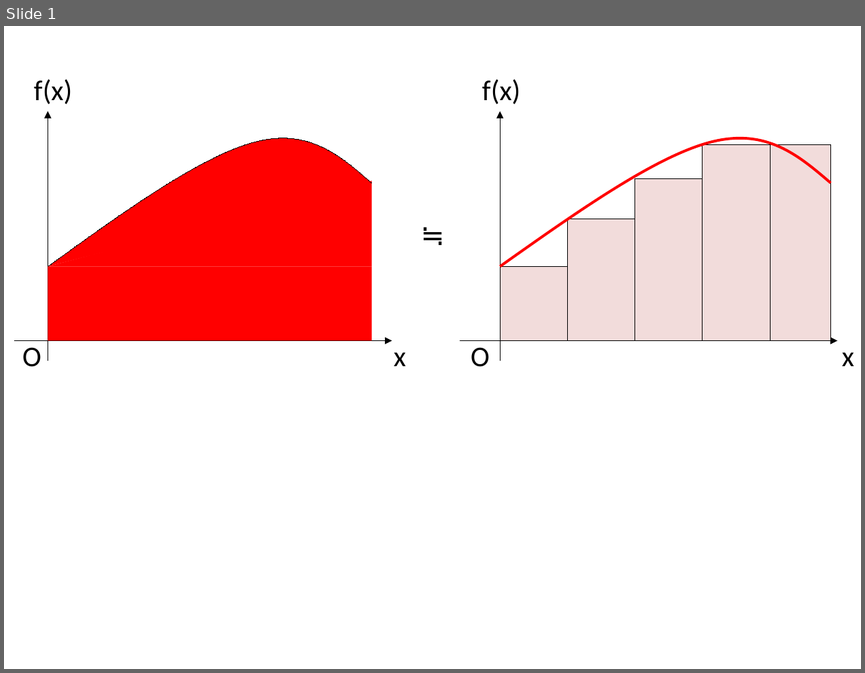
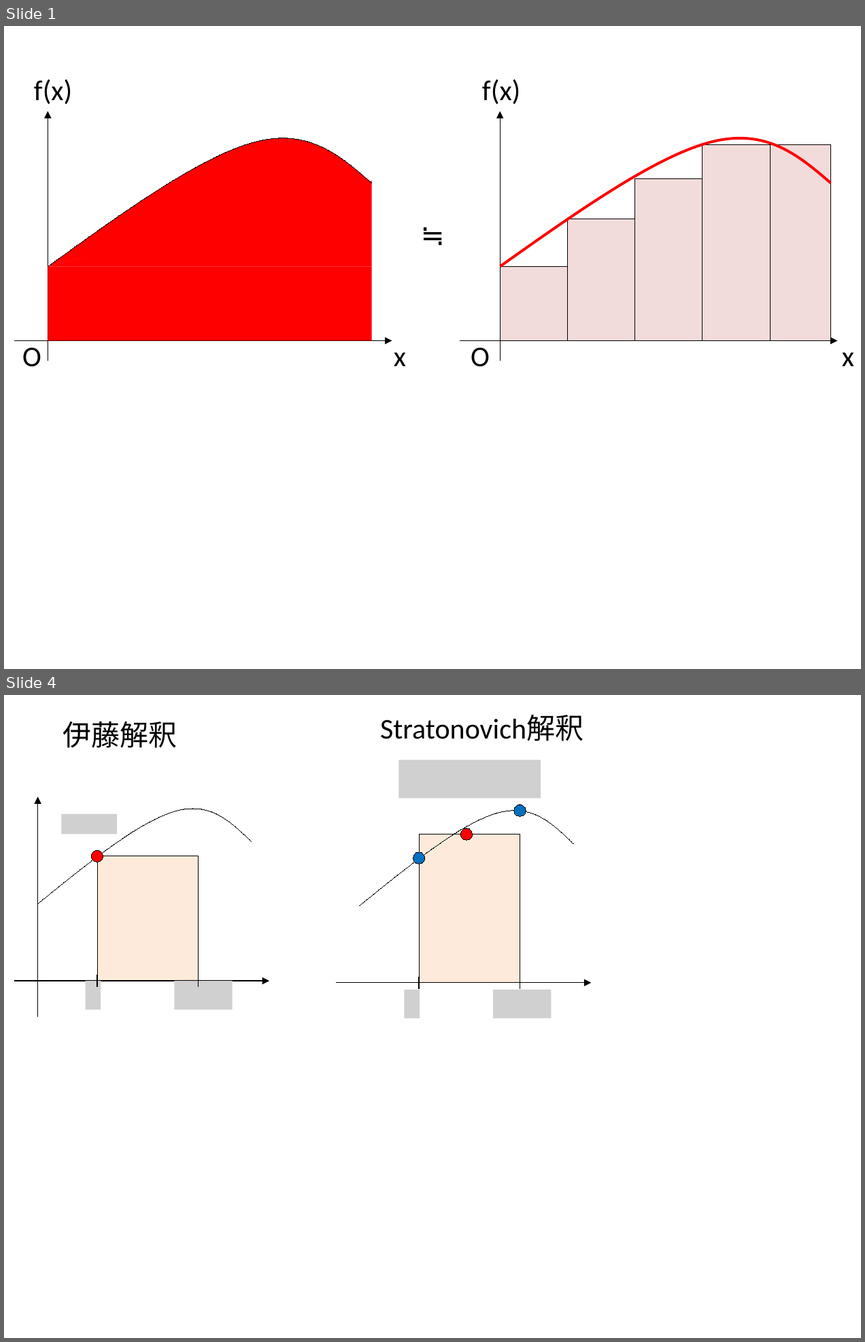
Before and after one commit to kaityo256/zenn-content, a slide deck: articles/langevin_equation/fig.pptx. Shown one above the other, each under a label of ours: slide 1 before the commit, slides 1 and 4 after it; the slides between them are not shown. The pictures are 865x673 and 865x1342 pixels, drawn with LibreOffice and Linux fonts; fonts in the diff are those of the drawing; grey boxes stand for pictures. Boxes give left, top, right and bottom in pixels: in the first picture for what was removed or moved away, otherwise in the second. Text is boxed around its words. In the diff, an @@ line names an element or a change of style, - is before the commit and + after.

```diff
--- a/articles/langevin_equation/fig.pptx
+++ b/articles/langevin_equation/fig.pptx
@@ slide 4 added at box(4, 695, 861, 1338), background #FFFFFF @@
@@ text added at box(380, 715, 583, 741), 24 pt, text #000000 @@
+Stratonovich解釈
@@ text added at box(63, 721, 177, 748), 24 pt, text #000000 @@
+伊藤解釈
@@ picture added at box(399, 760, 541, 798) @@
@@ arrow added from (37, 1016) to (37, 797), #000000 0.75 pt @@
@@ freeform shape added at box(37, 809, 251, 904), outline #000000 0.75 pt @@
@@ picture added at box(61, 814, 117, 834) @@
@@ freeform shape added at box(360, 811, 573, 906), outline #000000 0.75 pt @@
@@ ellipse added at box(514, 804, 526, 817), fill #0070C0, outline #000000 0.75 pt @@
@@ rectangle added at box(419, 834, 520, 982), fill #FDEADA, outline #000000 0.75 pt @@
@@ ellipse added at box(461, 828, 473, 840), fill #FF0000, outline #000000 0.75 pt @@
@@ ellipse added at box(92, 850, 103, 862), fill #FF0000, outline #000000 0.75 pt @@
@@ rectangle added at box(97, 856, 198, 981), fill #FDEADA, outline #000000 0.75 pt @@
@@ ellipse added at box(413, 852, 425, 864), fill #0070C0, outline #000000 0.75 pt @@
@@ line added from (97, 986) to (97, 975), #000000 0.75 pt @@
@@ line added from (198, 986) to (198, 975), #000000 0.75 pt @@
@@ line added from (419, 988) to (419, 977), #000000 0.75 pt @@
@@ line added from (520, 988) to (520, 977), #000000 0.75 pt @@
@@ arrow added from (14, 981) to (270, 981), #000000 0.75 pt @@
@@ picture added at box(86, 981, 101, 1009) @@
@@ picture added at box(175, 981, 232, 1009) @@
@@ arrow added from (336, 983) to (591, 983), #000000 0.75 pt @@
@@ picture added at box(404, 989, 419, 1019) @@
@@ picture added at box(493, 989, 551, 1019) @@
```
Also in this commit, not shown: 2 other slides added, 4 other files.
